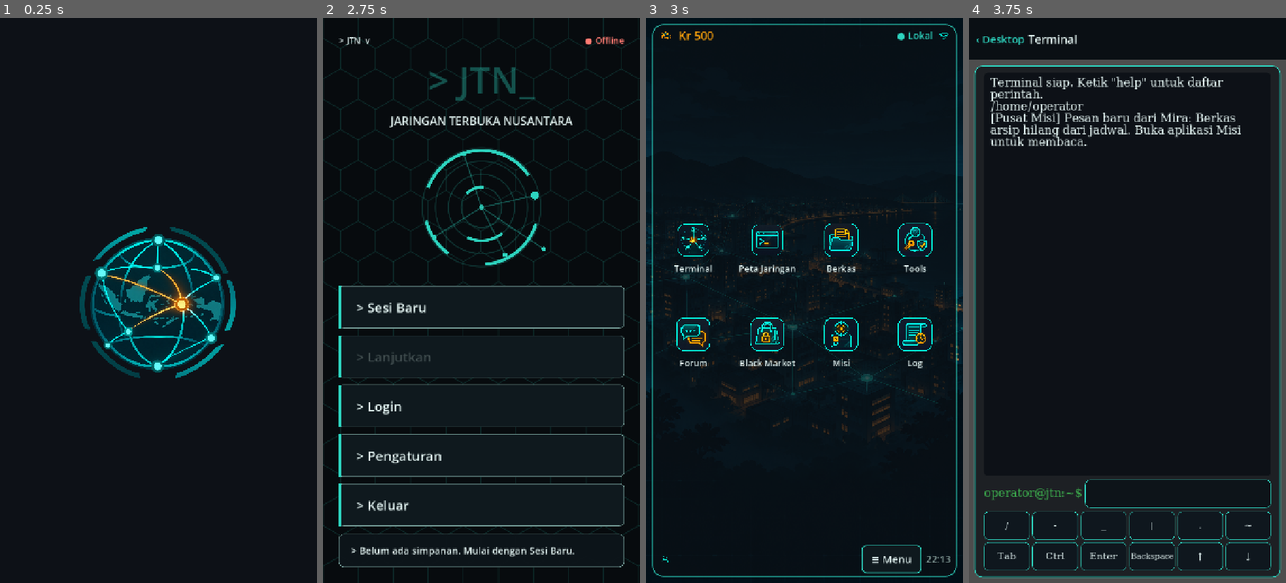
Above: before the commit, frames 1-4 (left to right).
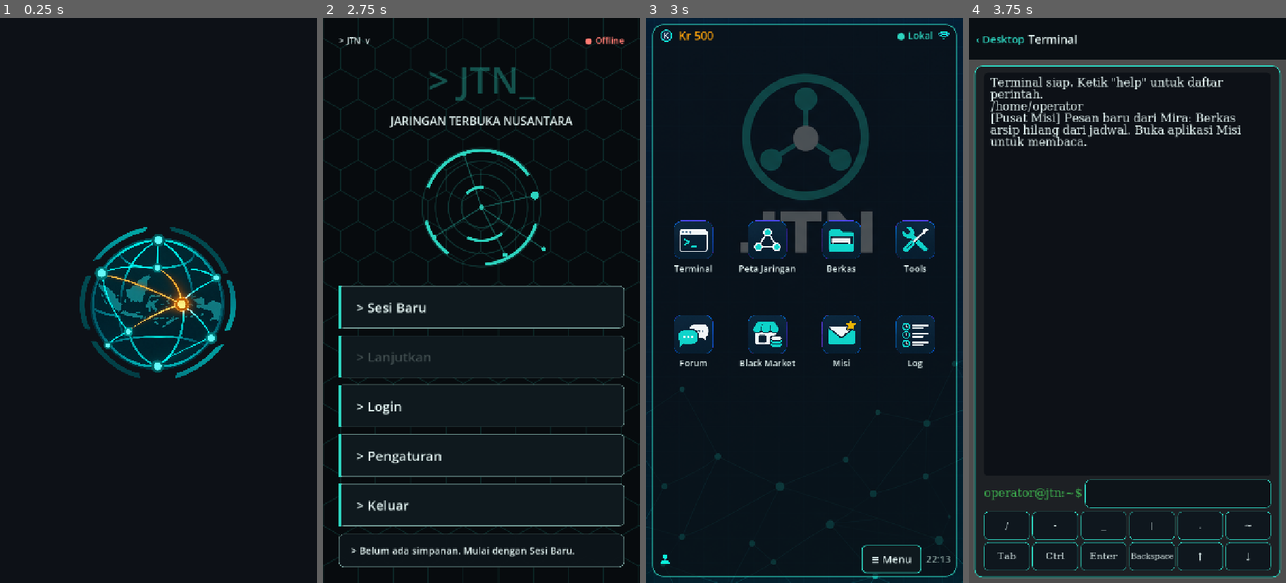
Above: after the commit, the same moments.

Repository: hadydaw/game-baru
Game: Godot game, scene res://scenes/main.tscn
Same seed, same stepped clock (60 frames per second), same inputs: the game is played once before the commit and once after it.
Inputs (mouse positions are in pixels of both pictures, inside the frame that each line leads up to):
- Up to frame 1 (0.25 s): no input
- Up to frame 2 (2.75 s): tap Enter at 0.5 s; move the mouse to (551, 272) at 0.52 s; click (551, 272) at 0.67 s; tap Space at 1.25 s; move the mouse to (418, 328) at 1.27 s; click (418, 328) at 1.42 s; move the mouse to (513, 176) at 2.02 s; click (513, 176) at 2.17 s
- Up to frame 3 (3 s): click "> Sesi Baru" at 2.75 s
- Up to frame 4 (3.75 s): click (1016, 249) at 3.52 s

Frames 1-2 are identical in both runs. In frame 3, 10% of the frame differs, in the area x 0-100%, y 0-100%; in frame 4, nothing differs.

Commit message:
Aset Desktop: 40 gambar baru dan integrasi wallpaper, ikon aplikasi, serta ikon sistem
- Gambar dipisah dari lembar aset dengan latar magenta dihapus (transparan)
- Wallpaper wp_potret dan wp_lanskap; ikon aplikasi app_*; ikon sistem sys_*; menu menu_*; tombol jendela win_*
- Desktop memakai ikon aplikasi, koin, wifi, user, dan wallpaper baru
- Aset lama tidak dihapus

Co-Authored-By: Claude Haiku 5.5 <noreply@anthropic.com>
Claude-Session: https://claude.ai/code/session_011EntzauCRjaaLbaamXun78

Diff:
--- a/ui/desktop_view.gd
+++ b/ui/desktop_view.gd
@@ -7,21 +7,21 @@
 signal menu_diminta
 
 const APLIKASI := [
-    {"id": "terminal", "nama": "Terminal", "ikon": "res://assets/ikon/icon_terminal.png"},
-    {"id": "peta", "nama": "Peta Jaringan", "ikon": "res://assets/ikon/icon_peta.png"},
-    {"id": "berkas", "nama": "Berkas", "ikon": "res://assets/ikon/icon_berkas.png"},
-    {"id": "tools", "nama": "Tools", "ikon": "res://assets/ikon/icon_tools.png"},
-    {"id": "forum", "nama": "Forum", "ikon": "res://assets/ikon/icon_forum.png"},
-    {"id": "pasar", "nama": "Black Market", "ikon": "res://assets/ikon/icon_pasar.png"},
-    {"id": "misi", "nama": "Misi", "ikon": "res://assets/ikon/icon_misi.png"},
-    {"id": "log", "nama": "Log", "ikon": "res://assets/ikon/icon_log.png"},
+    {"id": "terminal", "nama": "Terminal", "ikon": "res://assets/ikon/aplikasi/app_terminal.png"},
+    {"id": "peta", "nama": "Peta Jaringan", "ikon": "res://assets/ikon/aplikasi/app_peta.png"},
+    {"id": "berkas", "nama": "Berkas", "ikon": "res://assets/ikon/aplikasi/app_berkas.png"},
+    {"id": "tools", "nama": "Tools", "ikon": "res://assets/ikon/aplikasi/app_tools.png"},
+    {"id": "forum", "nama": "Forum", "ikon": "res://assets/ikon/aplikasi/app_forum.png"},
+    {"id": "pasar", "nama": "Black Market", "ikon": "res://assets/ikon/aplikasi/app_pasar.png"},
+    {"id": "misi", "nama": "Misi", "ikon": "res://assets/ikon/aplikasi/app_misi.png"},
+    {"id": "log", "nama": "Log", "ikon": "res://assets/ikon/aplikasi/app_log.png"},
 ]
-const IKON_KOIN := "res://assets/ikon/ikon_koin.png"
-const IKON_WIFI := "res://assets/ikon/ikon_wifi.png"
-const IKON_USER := "res://assets/ikon/ikon_user.png"
+const IKON_KOIN := "res://assets/ikon/sistem/sys_koin.png"
+const IKON_WIFI := "res://assets/ikon/sistem/sys_wifi_aktif.png"
+const IKON_USER := "res://assets/ikon/sistem/sys_user.png"
 const KOLOM := 4
-const WALL_POTRET := "res://assets/wallpaper/wallpaper_potret.png"
-const WALL_LANSKAP := "res://assets/wallpaper/wallpaper_lanskap.png"
+const WALL_POTRET := "res://assets/wallpaper/wp_potret.png"
+const WALL_LANSKAP := "res://assets/wallpaper/wp_lanskap.png"
 const JARAK_BINGKAI := 14
 
 # Nilai awal. Saldo dan koneksi akan diganti saat sistem ekonomi dan jaringan dibuat.
Binary file added: assets/ikon/aplikasi/app_berkas.png
Not shown, added: assets/ikon/aplikasi/app_berkas.png.import
Binary file added: assets/ikon/aplikasi/app_forum.png
Not shown, added: assets/ikon/aplikasi/app_forum.png.import
Binary file added: assets/ikon/aplikasi/app_log.png
Not shown, added: assets/ikon/aplikasi/app_log.png.import
Binary file added: assets/ikon/aplikasi/app_misi.png
Not shown, added: assets/ikon/aplikasi/app_misi.png.import
Binary file added: assets/ikon/aplikasi/app_pasar.png
Not shown, added: assets/ikon/aplikasi/app_pasar.png.import
Binary file added: assets/ikon/aplikasi/app_peta.png
Not shown, added: assets/ikon/aplikasi/app_peta.png.import
(and 68 more such lines)
